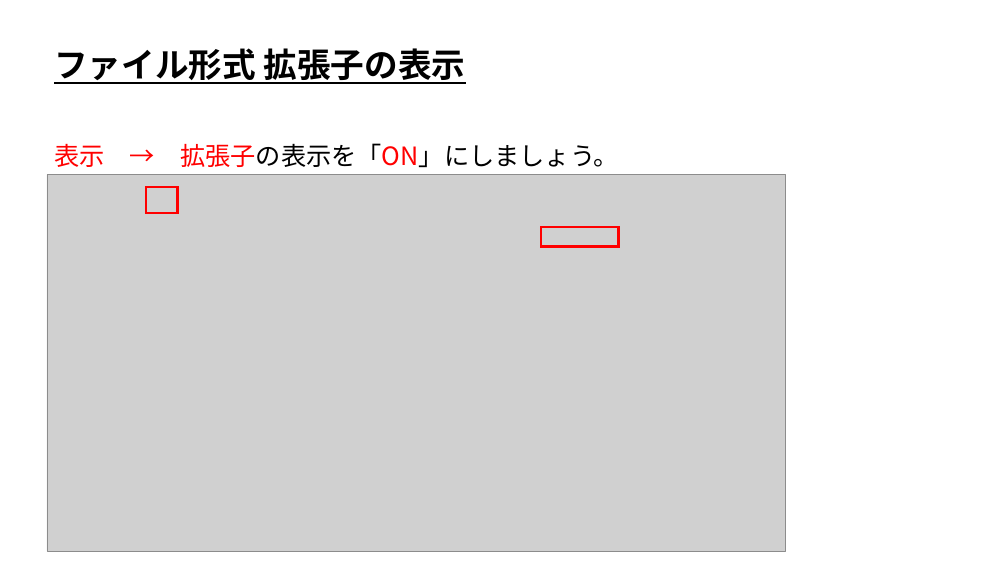
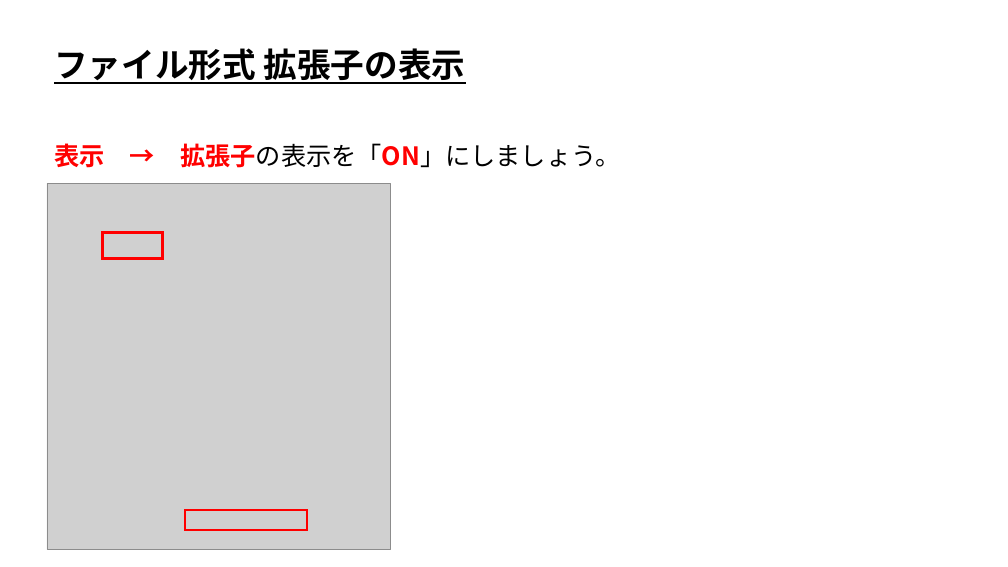
Before and after one commit to ArakiYusuke-Ohara/Textbook, a slide deck: slide 3 of ゲーム科1年/00_前期/プログラミングⅠ/00_はじめに.pptx. Drawn at 1008x567 pixels with LibreOffice and Linux fonts; fonts in the diff are those of the drawing; grey boxes stand for pictures. Boxes give left, top, right and bottom in pixels: in the first picture for what was removed or moved away, otherwise in the second. Text is boxed around its words. In the diff, an @@ line names an element or a change of style, - is before the commit and + after.

```diff
--- a/ゲーム科1年/00_前期/プログラミングⅠ/00_はじめに.pptx
+++ b/ゲーム科1年/00_前期/プログラミングⅠ/00_はじめに.pptx
@@ text "表示 → 拡張子の表示を「ON」にしましょう。" at [54, 143, 620, 168]: bold on in "表示 → 拡張子の表示を「ON」にしましょう。" @@
@@ picture removed at [47, 175, 785, 551] @@
@@ picture added at [47, 183, 391, 550] @@
@@ rectangle: place and size @@
-rectangle at [146, 187, 178, 213]
+rectangle at [102, 233, 162, 259]
@@ rectangle removed at [541, 227, 619, 247] @@
@@ rectangle added at [185, 510, 307, 530], outline #FF0000 2.25 pt @@
```
Also in this commit, not shown: 3 other slides changed, 10 other files.
